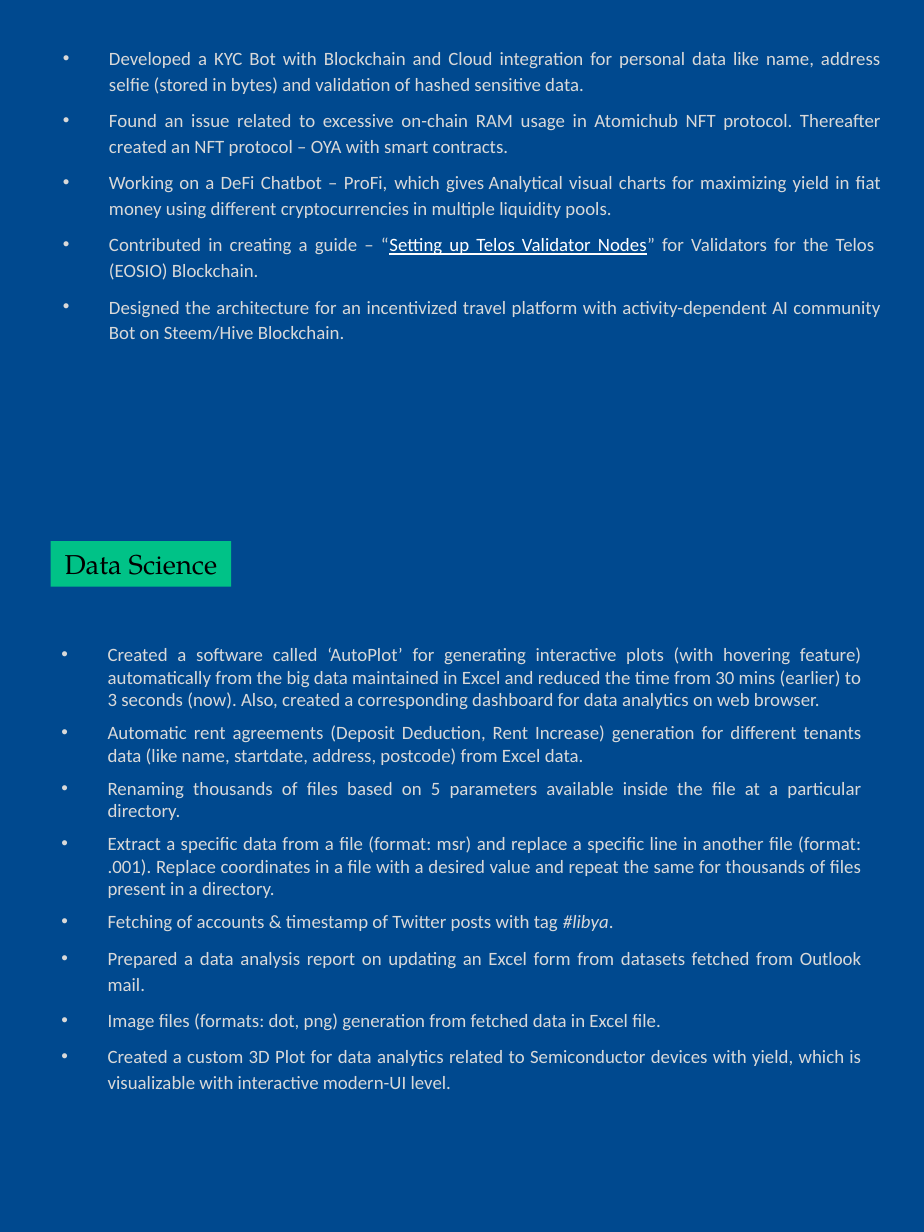
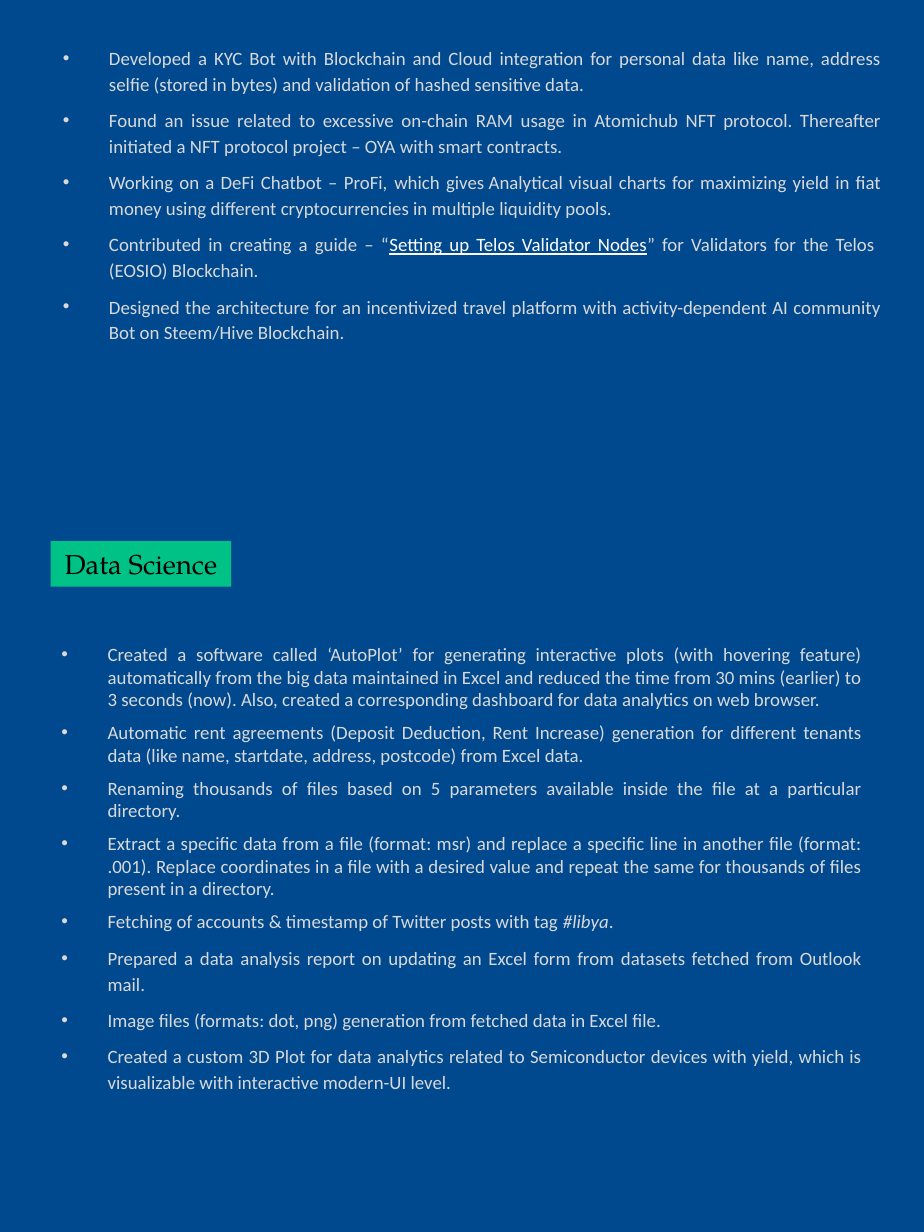
Before and after one commit to abhi3700/my_resume, a slide deck: slide 3 of my_resume.pptx. Drawn at 924x1232 pixels with LibreOffice and Linux fonts; fonts in the diff are those of the drawing. Boxes give left, top, right and bottom in pixels: in the first picture for what was removed or moved away, otherwise in the second. Text is boxed around its words. In the diff, an @@ line names an element or a change of style, - is before the commit and + after.

```diff
--- a/my_resume.pptx
+++ b/my_resume.pptx
@@ text at (109,114,881,156): text changed @@
-• Found an issue related to excessive on-chain RAM usage in Atomichub NFT protocol. Thereafter created an NFT protocol – OYA with smart contracts.
+• Found an issue related to excessive on-chain RAM usage in Atomichub NFT protocol. Thereafter initiated a NFT protocol project – OYA with smart contracts.
```
Also in this commit, not shown: 3 other slides changed, 1 other file.
